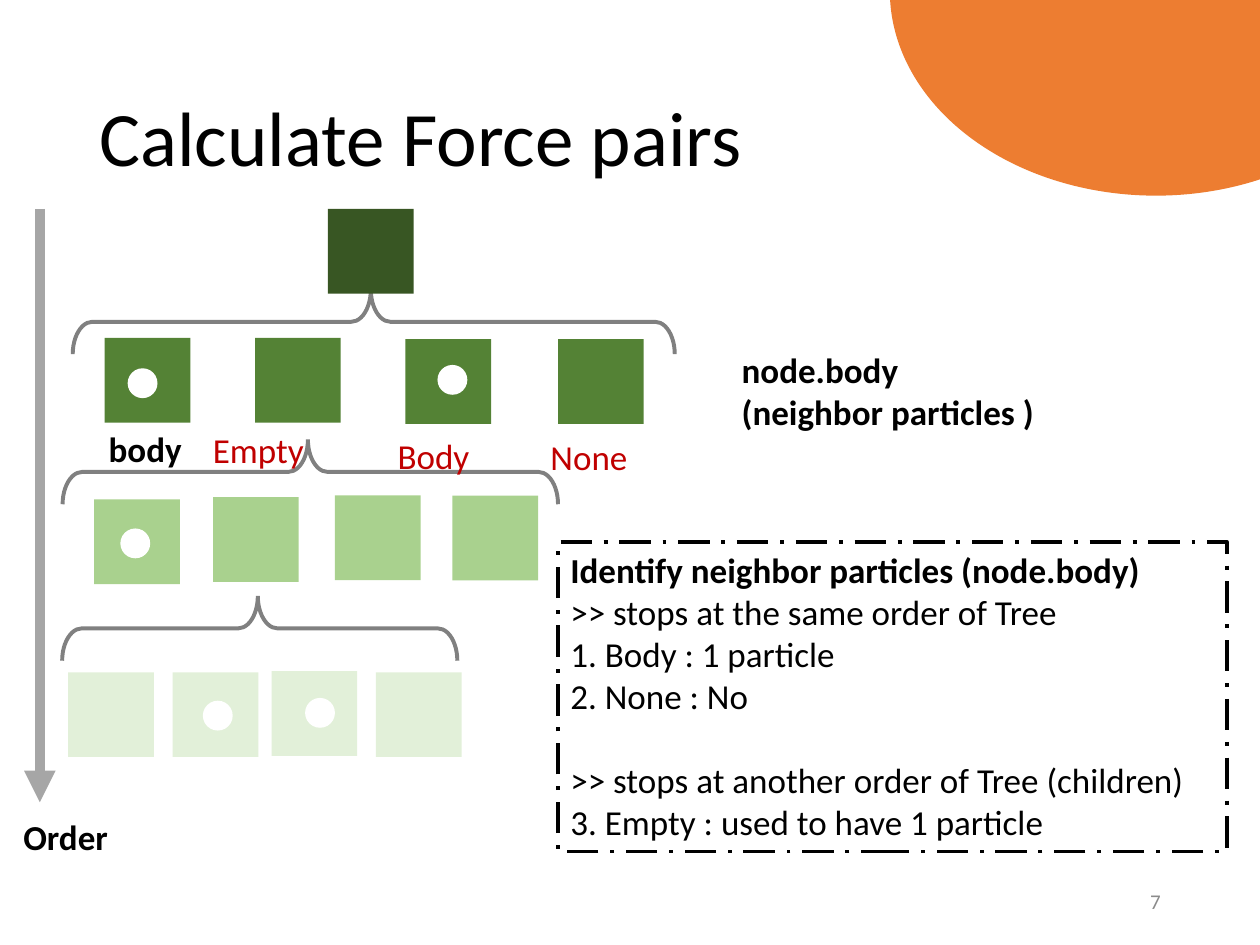
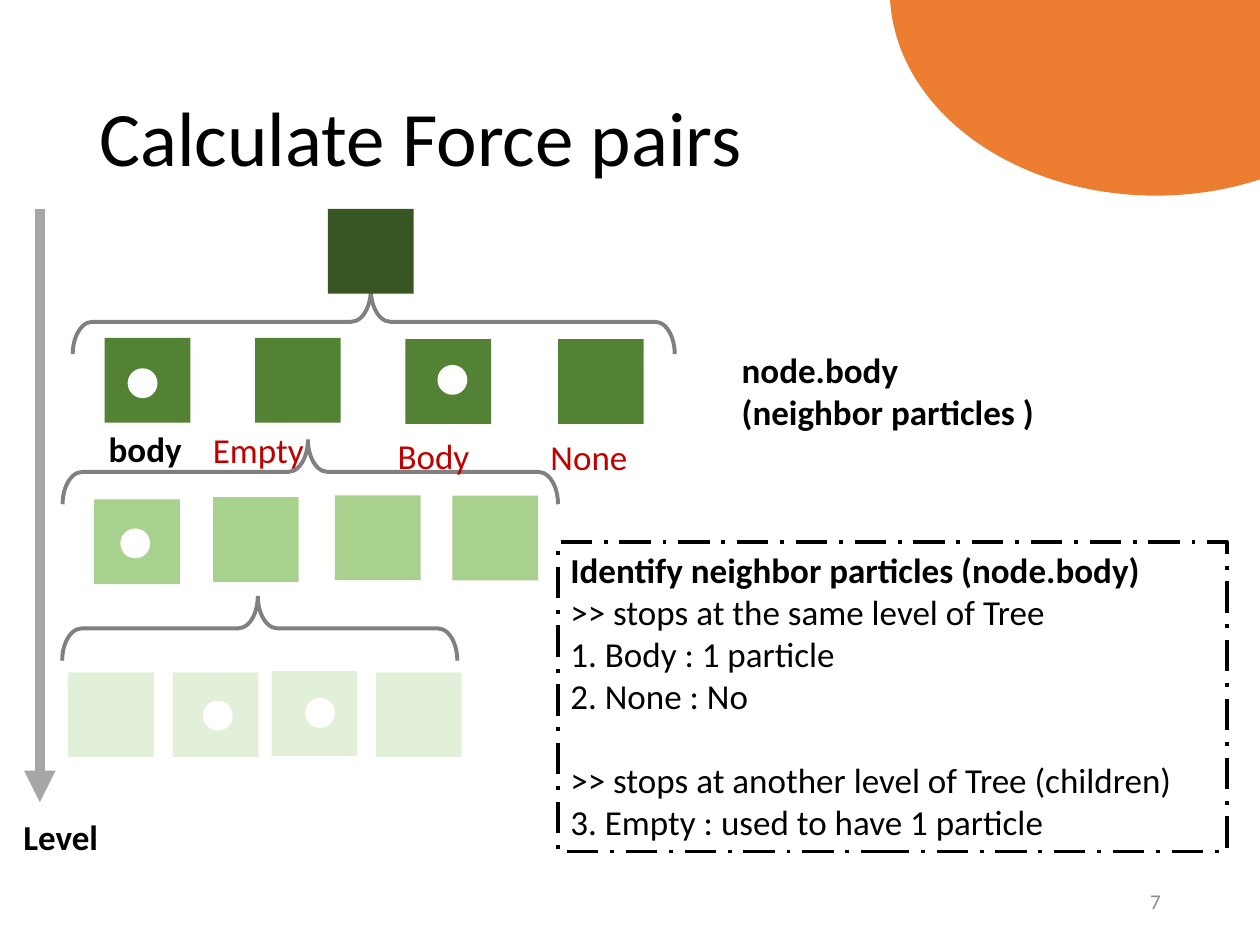
Before and after one commit to b08202012/tree-algorithm-for-self-gravity, a slide deck: slide 7 of Final project_G03_Tree Algorithm.pptx. Drawn at 1260x945 pixels with LibreOffice and Linux fonts; fonts in the diff are those of the drawing. Boxes give left, top, right and bottom in pixels: in the first picture for what was removed or moved away, otherwise in the second. Text is boxed around its words. In the diff, an @@ line names an element or a change of style, - is before the commit and + after.

```diff
--- a/Final project_G03_Tree Algorithm.pptx
+++ b/Final project_G03_Tree Algorithm.pptx
@@ text in rectangle at (x1=613, y1=600, x2=1045, y2=631): text changed @@
->> stops at the same order of Tree
+>> stops at the same level of Tree
@@ text in rectangle at (x1=613, y1=767, x2=1172, y2=799): text changed @@
->> stops at another order of Tree (children)
+>> stops at another level of Tree (children)
@@ text at (x1=23, y1=825, x2=98, y2=851): text changed @@
-Order
+Level
```
Also in this commit, not shown: 3 other slides changed, 6 slides added.
